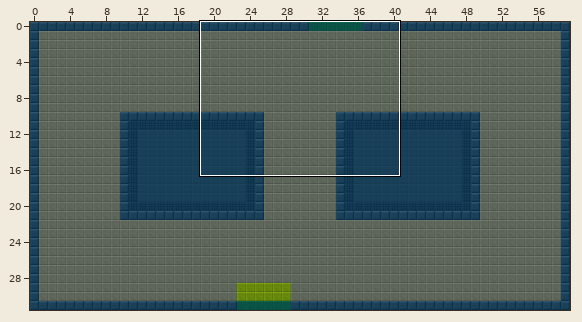
Two versions of a level (Tiled map, public/maps/campaign_01_room_002.tmx). Above: a wide view before the commit, with the close-up outlined.
Close-up. As it was:
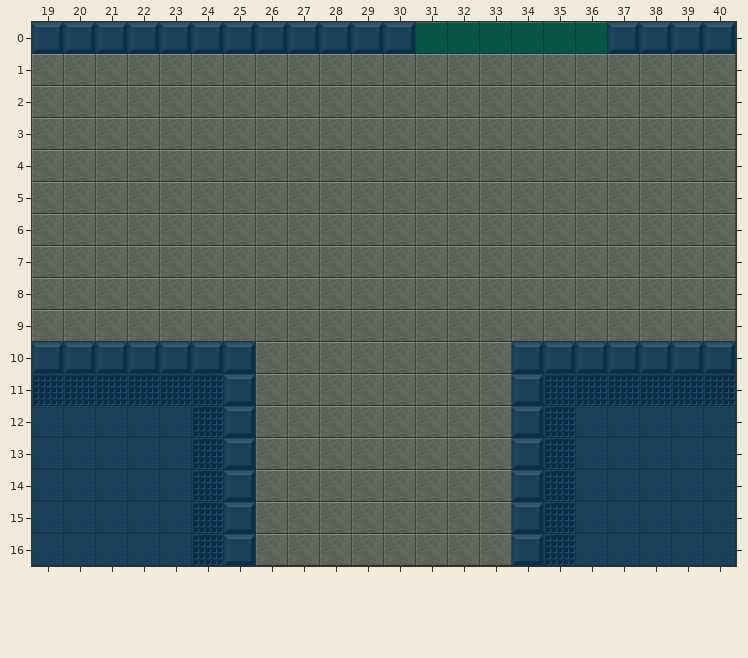
Cells are 32x32 px. Shown: x 19..40, y 0..16. The commit also changed other parts of the map, which this record leaves out.
New version:
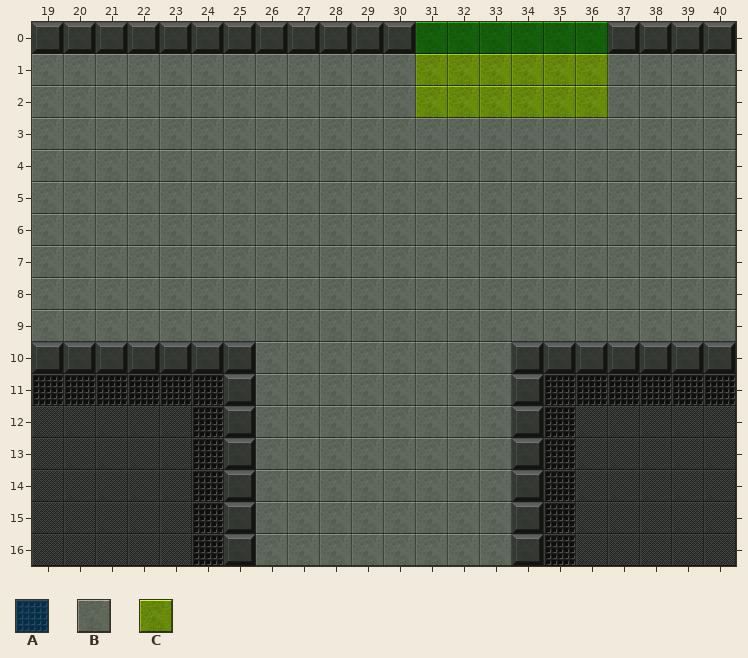
Key: from "collision_tiles": A 0; from "floor": B 0, C 70.
_ is an empty cell.
See-through tiles are keyed as they look on the map.
The exact change:
Layer "terrain":
y 1..2: x 31..36 BBBBBB -> CCCCCC
Layer "collision" (now hidden):
y 0: x 19..40 AAAAAAAAAAAAAAAAAAAAAA -> ______________________
y 10..16: x 19..25 AAAAAAA -> _______; x 34..40 AAAAAAA -> _______
Changed places in both close-ups, as pixel boxes (x1, y1, x2, y2):
changed: (32, 22, 736, 118)
removed: (32, 342, 256, 566)
removed: (512, 342, 736, 566)
